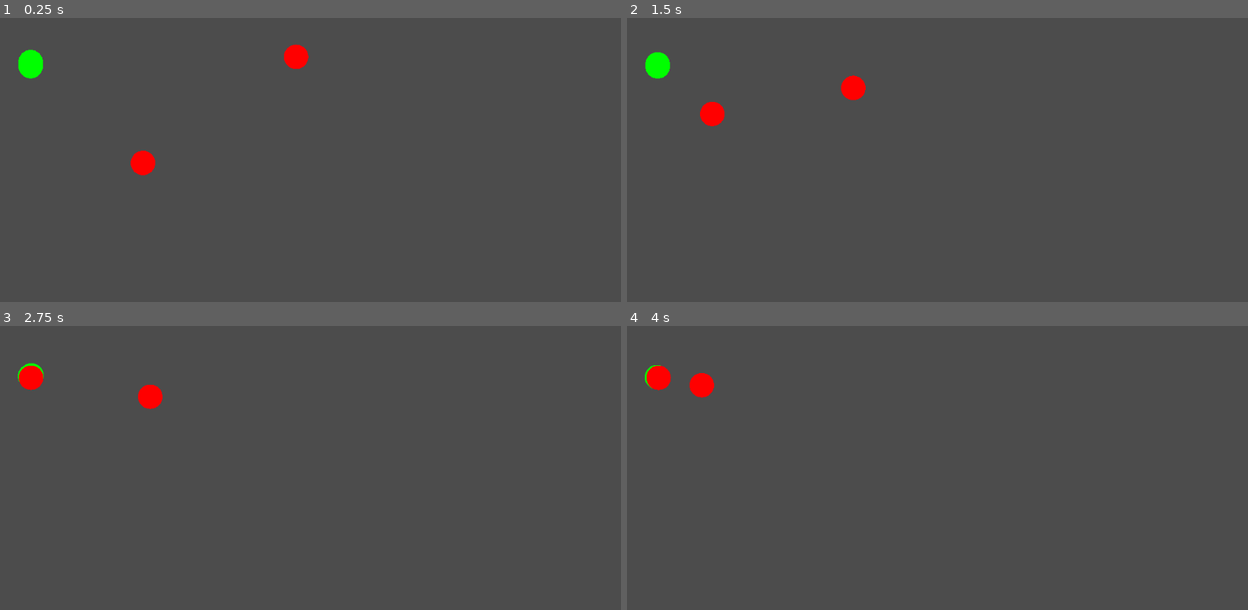
Above: before the commit, frames 1-4 (two rows, left to right).
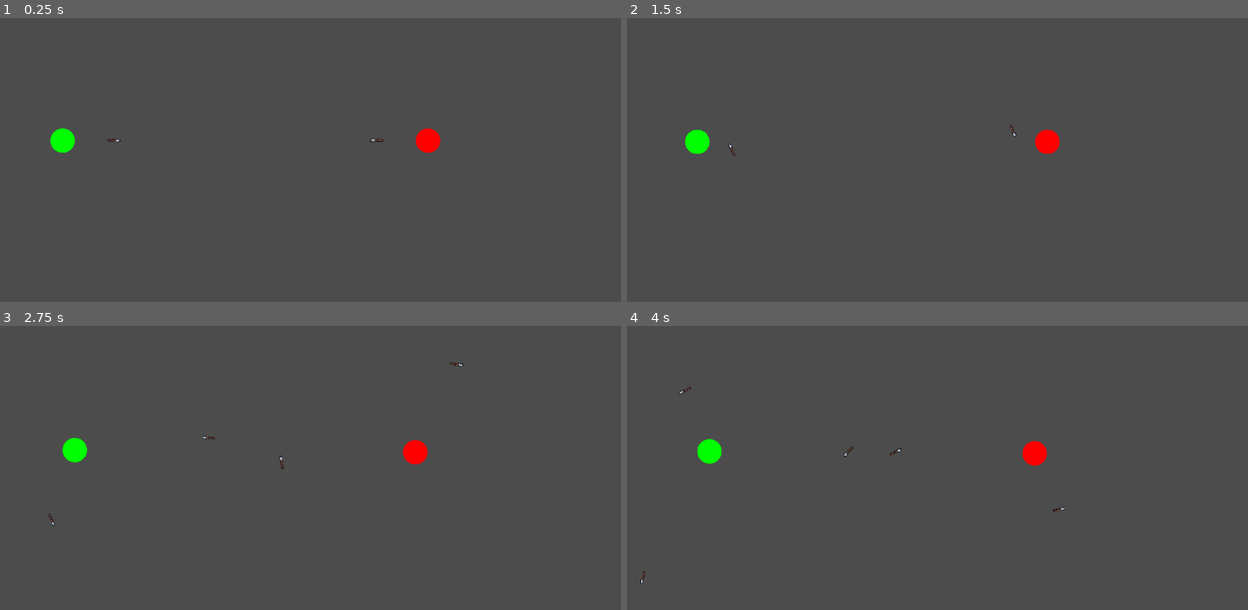
Above: after the commit, the same moments.

Repository: kovasap/rtbb
Game: Godot game, scene res://Game.tscn
The game is run twice, just before and just after one commit, with the same random seed, the same clock (stepped at 60 frames per second) and the same inputs.
Inputs:
- Up to frame 1 (0.25 s): no input
- Up to frame 2 (1.5 s): no input
- Up to frame 3 (2.75 s): no input
- Up to frame 4 (4 s): no input

The runs differ from the first frame. In frame 1, 1.5% of the frame differs, in the area x 2-71%, y 9-56%; in frame 2, 1.5%; in frame 3, 1.2%; in frame 4, 1.2%.

Commit message:
added projectiles

Diff:
--- a/Character.gd
+++ b/Character.gd
@@ -1,7 +1,12 @@
 extends Node2D
 
 var color = Color(0, 1, 0, 1)
-var velocity = 100
+var velocity = 10
+
+# Projectile stuff
+var fire_range = 3000
+var rate_of_fire = 100
+var cooldown = 0
 
 func get_closest_char(other_characters):
 	var closest_dist = INF
@@ -16,10 +21,23 @@
 	return closest_char
 
 # Find the closest character to me and go one velocity step towards it.
-func move(other_characters):
-	var closest_char = get_closest_char(other_characters)
+func act(game):
+	var closest_char = get_closest_char(game.characters)
 	var direction = self.position.direction_to(closest_char.position)
 	self.linear_velocity = velocity * direction
+	if self.position.distance_to(closest_char.position) < fire_range:
+		if cooldown == 0:
+			shoot(direction)
+			cooldown = rate_of_fire
+		else:
+			cooldown -= 1
+
+onready var projectile_scene = load("res://Projectile.tscn")
+func shoot(direction):
+	var projectile = projectile_scene.instance()
+	add_child(projectile)
+	projectile.rotation = direction.angle() + PI/2
+	projectile.linear_velocity = 400 * direction
 
 
 # Called when the node enters the scene tree for the first time.
--- a/Character.tscn
+++ b/Character.tscn
@@ -1,6 +1,12 @@
-[gd_scene load_steps=2 format=2]
+[gd_scene load_steps=3 format=2]
 
 [ext_resource path="res://Character.gd" type="Script" id=1]
 
+[sub_resource type="CircleShape2D" id=1]
+radius = 34.8622
+
 [node name="Character" type="RigidBody2D"]
 script = ExtResource( 1 )
+
+[node name="CollisionShape2D" type="CollisionShape2D" parent="."]
+shape = SubResource( 1 )
--- a/Game.gd
+++ b/Game.gd
@@ -14,12 +14,12 @@
 
 # Called when the node enters the scene tree for the first time.
 func _ready():
-	var friendly = make_character(Vector2(50, 50), Color(0, 1, 0, 1))
-	var friendly2 = make_character(Vector2(50, 100), Color(0, 1, 0, 1))
-	var enemy = make_character(Vector2(500, 50), Color(1, 0, 0, 1))
-	var enemy2 = make_character(Vector2(250, 250), Color(1, 0, 0, 1))
+	var friendly = make_character(Vector2(100, 200), Color(0, 1, 0, 1))
+	# var friendly2 = make_character(Vector2(50, 100), Color(0, 1, 0, 1))
+	var enemy = make_character(Vector2(700, 200), Color(1, 0, 0, 1))
+	# var enemy2 = make_character(Vector2(250, 250), Color(1, 0, 0, 1))
 
 # Called every frame. 'delta' is the elapsed time since the previous frame.
 func _process(delta):
 	for character in characters:
-		character.move(characters)
+		character.act(self)
--- /dev/null
+++ b/Projectile.gd
@@ -0,0 +1,14 @@
+extends RigidBody2D
+
+
+# Declare member variables here. Examples:
+# var a = 2
+# var b = "text"
+
+
+# Disable collisions until the projectile has been alive for a bit to avoid colliding with the shooter.
+func _ready():
+	$CollisionShape2D.disabled = true
+
+func _on_AliveTimer_timeout():
+	$CollisionShape2D.disabled = false
--- /dev/null
+++ b/Projectile.tscn
@@ -0,0 +1,24 @@
+[gd_scene load_steps=4 format=2]
+
+[ext_resource path="res://item_sprites/16x16 RPG Item Pack/Item__08.png" type="Texture" id=1]
+[ext_resource path="res://Projectile.gd" type="Script" id=2]
+
+[sub_resource type="RectangleShape2D" id=1]
+extents = Vector2( 3.10747, 10.6095 )
+
+[node name="Projectile" type="RigidBody2D"]
+gravity_scale = 0.0
+script = ExtResource( 2 )
+
+[node name="CollisionShape2D" type="CollisionShape2D" parent="."]
+shape = SubResource( 1 )
+
+[node name="Sprite" type="Sprite" parent="."]
+rotation = 0.785398
+scale = Vector2( 1, 1 )
+texture = ExtResource( 1 )
+
+[node name="AliveTimer" type="Timer" parent="."]
+wait_time = 0.305
+autostart = true
+[connection signal="timeout" from="AliveTimer" to="." method="_on_AliveTimer_timeout"]
Binary file added: item_sprites/16x16 RPG Item Pack/Item__00.png
Not shown, added: item_sprites/16x16 RPG Item Pack/Item__00.png.import
Binary file added: item_sprites/16x16 RPG Item Pack/Item__01.png
Not shown, added: item_sprites/16x16 RPG Item Pack/Item__01.png.import
Binary file added: item_sprites/16x16 RPG Item Pack/Item__02.png
Not shown, added: item_sprites/16x16 RPG Item Pack/Item__02.png.import
Binary file added: item_sprites/16x16 RPG Item Pack/Item__03.png
Not shown, added: item_sprites/16x16 RPG Item Pack/Item__03.png.import
Binary file added: item_sprites/16x16 RPG Item Pack/Item__04.png
Not shown, added: item_sprites/16x16 RPG Item Pack/Item__04.png.import
Binary file added: item_sprites/16x16 RPG Item Pack/Item__05.png
Not shown, added: item_sprites/16x16 RPG Item Pack/Item__05.png.import
(and 136 more such lines)
